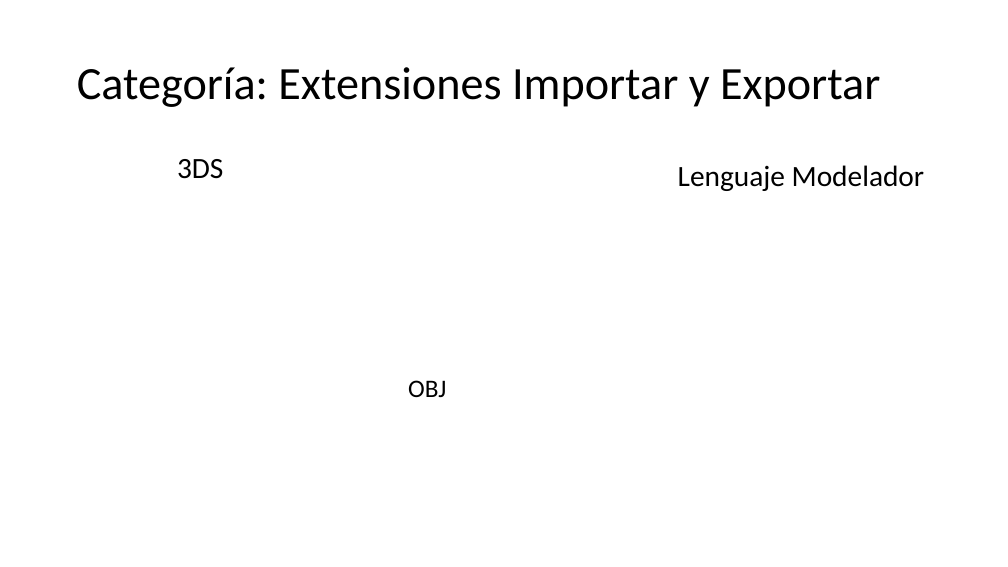
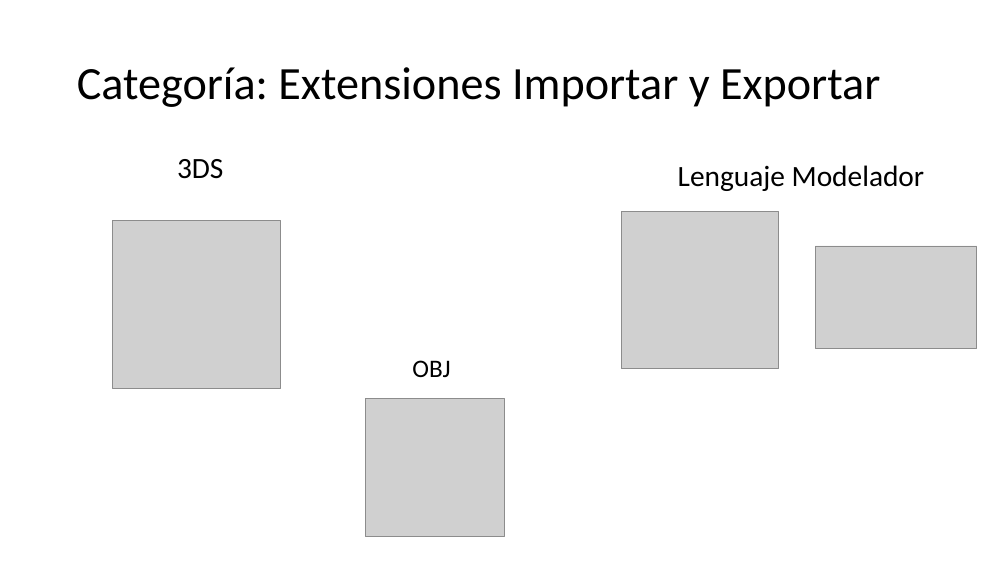
Before and after one commit to DarioCuevasLopez/TG2, a slide deck: slide 2 of TG2.Sergio Sanz.pptx. Drawn at 1008x567 pixels with LibreOffice and Linux fonts; fonts in the diff are those of the drawing; grey boxes stand for pictures. Boxes give left, top, right and bottom in pixels: in the first picture for what was removed or moved away, otherwise in the second. Text is boxed around its words. In the diff, an @@ line names an element or a change of style, - is before the commit and + after.

```diff
--- a/TG2.Sergio Sanz.pptx
+++ b/TG2.Sergio Sanz.pptx
@@ picture added at bbox=[113, 220, 281, 388] @@
@@ picture added at bbox=[622, 212, 779, 369] @@
@@ picture added at bbox=[816, 246, 977, 349] @@
@@ text "OBJ": place and size @@
-text "OBJ" at bbox=[408, 380, 446, 397]
+text "OBJ" at bbox=[412, 360, 450, 377]
@@ picture added at bbox=[365, 399, 504, 537] @@
```
Also in this commit, not shown: 2 other slides changed, 1 slide added.
